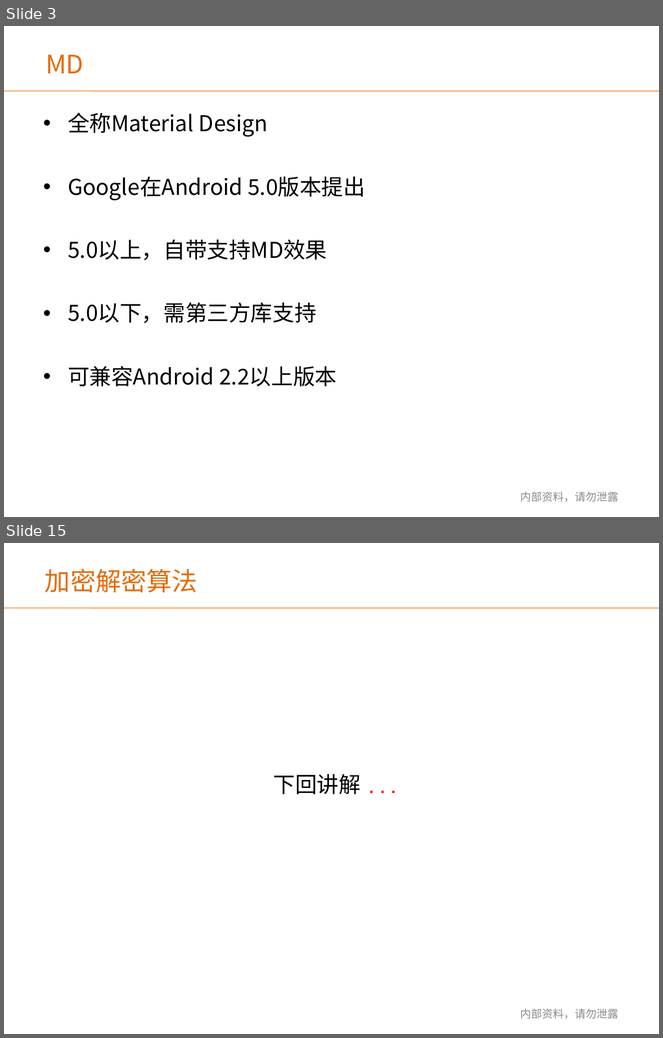
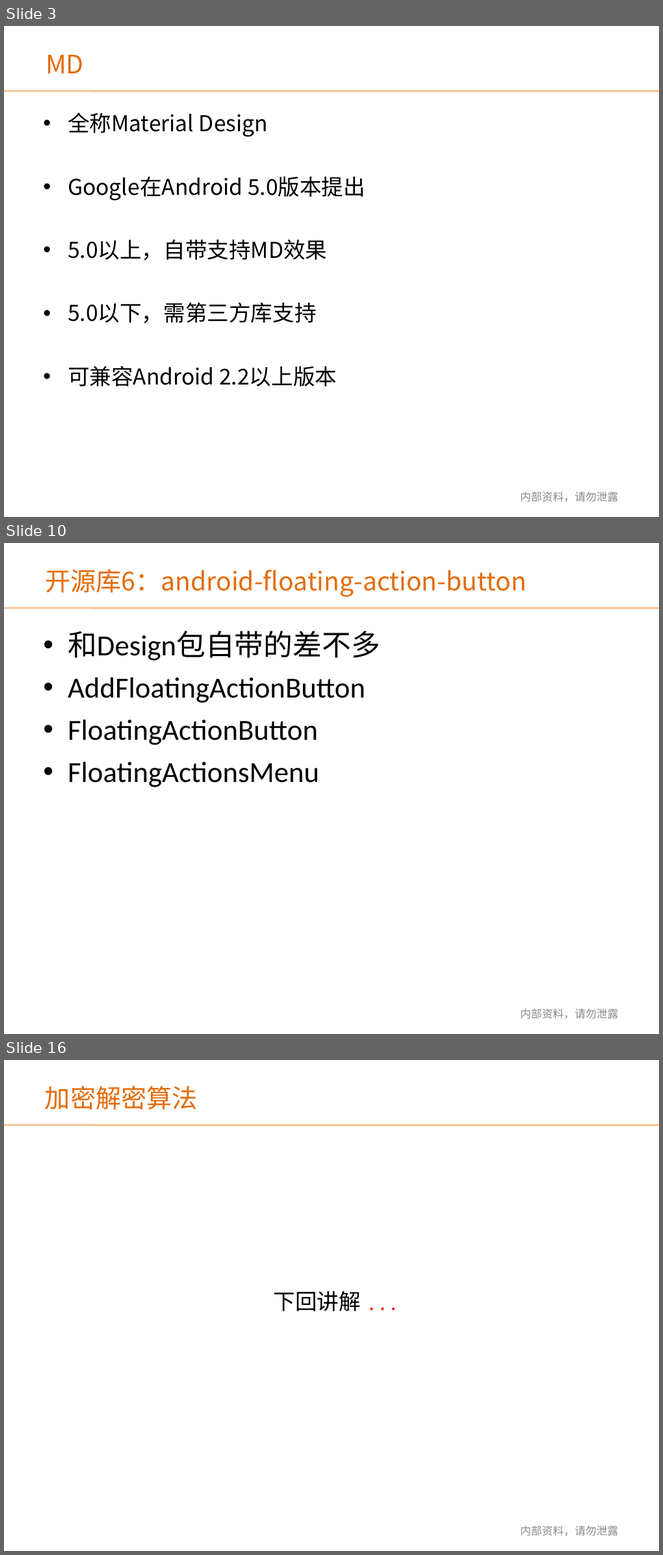
Before and after one commit to renbeyond/shareDemos, a slide deck: Android知识分享交流11_MD初涉_Bauer_3:10/Android知识分享交流_MD初涉_Bauer.ppt. Shown one above the other, each under a label of ours: slides 3 and 15 before the commit, slides 3, 10 and 16 after it; the slides between them are not shown. The pictures are 663x1038 and 663x1555 pixels, drawn with LibreOffice and Linux fonts; fonts in the diff are those of the drawing; background and template pictures are left out. Boxes give left, top, right and bottom in pixels: in the first picture for what was removed or moved away, otherwise in the second. Text is boxed around its words. In the diff, an @@ line names an element or a change of style, - is before the commit and + after.

```diff
--- a/Android知识分享交流11_MD初涉_Bauer_3:10/Android知识分享交流_MD初涉_Bauer.ppt
+++ b/Android知识分享交流11_MD初涉_Bauer_3:10/Android知识分享交流_MD初涉_Bauer.ppt
@@ slide 10 added at box(4, 543, 659, 1034), background picture (left out); not listed: 1 template element that a slide beside it also shows @@
@@ text added at box(45, 569, 527, 597), 28 pt, text #E46C0A @@
+开源库6：android-floating-action-button
@@ text added at box(68, 631, 380, 787), 32 pt, text #000000 @@
+• 和Design包自带的差不多
+• AddFloatingActionButton
+• FloatingActionButton
+• FloatingActionsMenu
@@ text added at box(520, 1009, 618, 1019), 12 pt, text #898989 @@
+内部资料，请勿泄露
@@ what was slide 15 is now slide 16 @@
```
Also in this commit, not shown: 3 slides changed, 9 other slides added, 9 slides removed, 33 other files.
